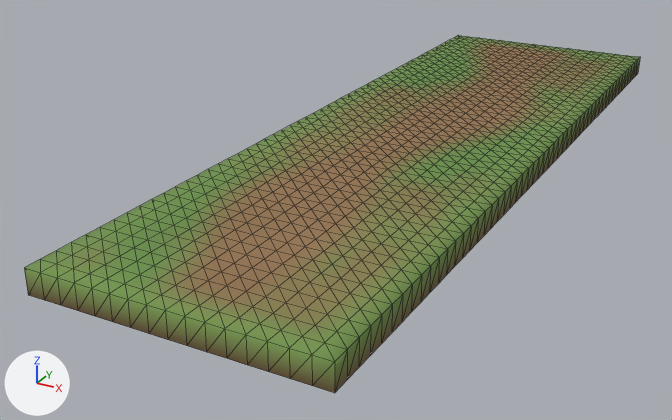
What one commit did to the glTF model game/assets/models/environment/ground_tile_path.glb.
Camera for both pictures: a camera (50 mm lens) standing at (5.6, -13.02, 4.82) and looking at (-0.99, -1.04, -1.17). Every picture has the same lights, and +X, +Y and +Z are marked at lower left. The first picture is the older version. Mesh edges are drawn as thin lines. Where no turn or scale is listed for an object, it has been applied to the vertices. Vertices at exactly the same position are counted once.

The scene before the commit, as lines of its bpy script (objects in view):
```python
me_ground_tile_path_surface = bpy.data.meshes.new('Ground_Tile_Path_Surface')
me_ground_tile_path_surface.from_pydata(...)  # 1037 vertices, 1936 faces; spans x -2.0..2.0, y -6.5..6.5, z -0.35..0.0
me_ground_tile_path_surface.materials.append(mat_mat_env_ground)
ob_ground_tile_path_surface = bpy.data.objects.new('Ground_Tile_Path_Surface', me_ground_tile_path_surface)
ob_ground_tile_path_surface.location = (0.0, 0.0, 0.0)
```
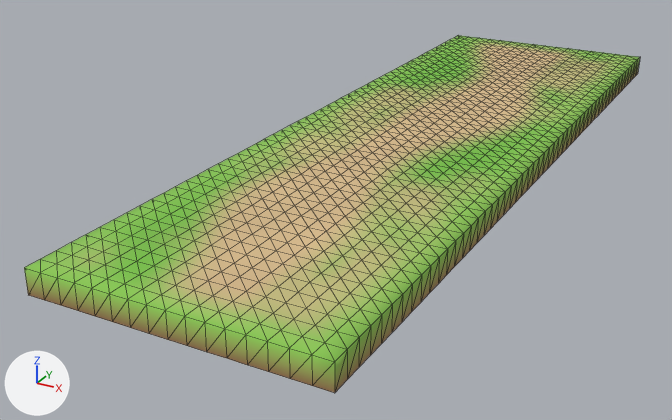
What differs and where, as boxes (x1, y1, x2, y2) in the pictures (672 x 420 px):
```json
{"part": 1, "of": "me_ground_tile_path_surface", "change": "recoloured", "before": [24, 35, 640, 393], "after": [24, 35, 640, 393]}
{"part": 2, "of": "me_ground_tile_path_surface", "change": "recoloured", "before": [190, 45, 560, 301], "after": [190, 45, 560, 301], "on screen": "brown to beige"}
{"part": 3, "of": "me_ground_tile_path_surface", "change": "recoloured", "before": [172, 42, 613, 329], "after": [172, 42, 613, 329], "on screen": "yellow to beige"}
```

Scene script edits in JSON lines:
```json
{"block": "me_ground_tile_path_surface", "where": "me_ground_tile_path_surface.from_pydata(...)  # 1037 vertices, 1936 faces; spans x -2.0..2.0, y -6.5..6.5, z -0.35..0.0"}
{"block": "me_ground_tile_path_surface", "where": "# used by ob_ground_tile_path_surface; location = (0.0, 0.0, 0.0)"}
{"block": "me_ground_tile_path_surface", "change": "me_ground_tile_path_surface part 1: 1002 faces centred in x -2.0..2.0, y -6.5..6.5, z -0.23..0.0 are repainted in the vertex colours; the middle colour goes from green #75934f to green #8bc755"}
{"block": "me_ground_tile_path_surface", "change": "me_ground_tile_path_surface part 2: 476 faces centred in x -0.92..1.08, y -5.92..5.92, z -0.02..0.0 are repainted in the vertex colours; the middle colour goes from brown #957652 to beige #d8bc8d"}
{"block": "me_ground_tile_path_surface", "change": "me_ground_tile_path_surface part 3: 458 faces centred in x -1.58..1.58, y -6.17..6.17, z -0.01..0.0 are repainted in the vertex colours; the middle colour goes from yellow #898150 to beige #bfbe7b"}
```
